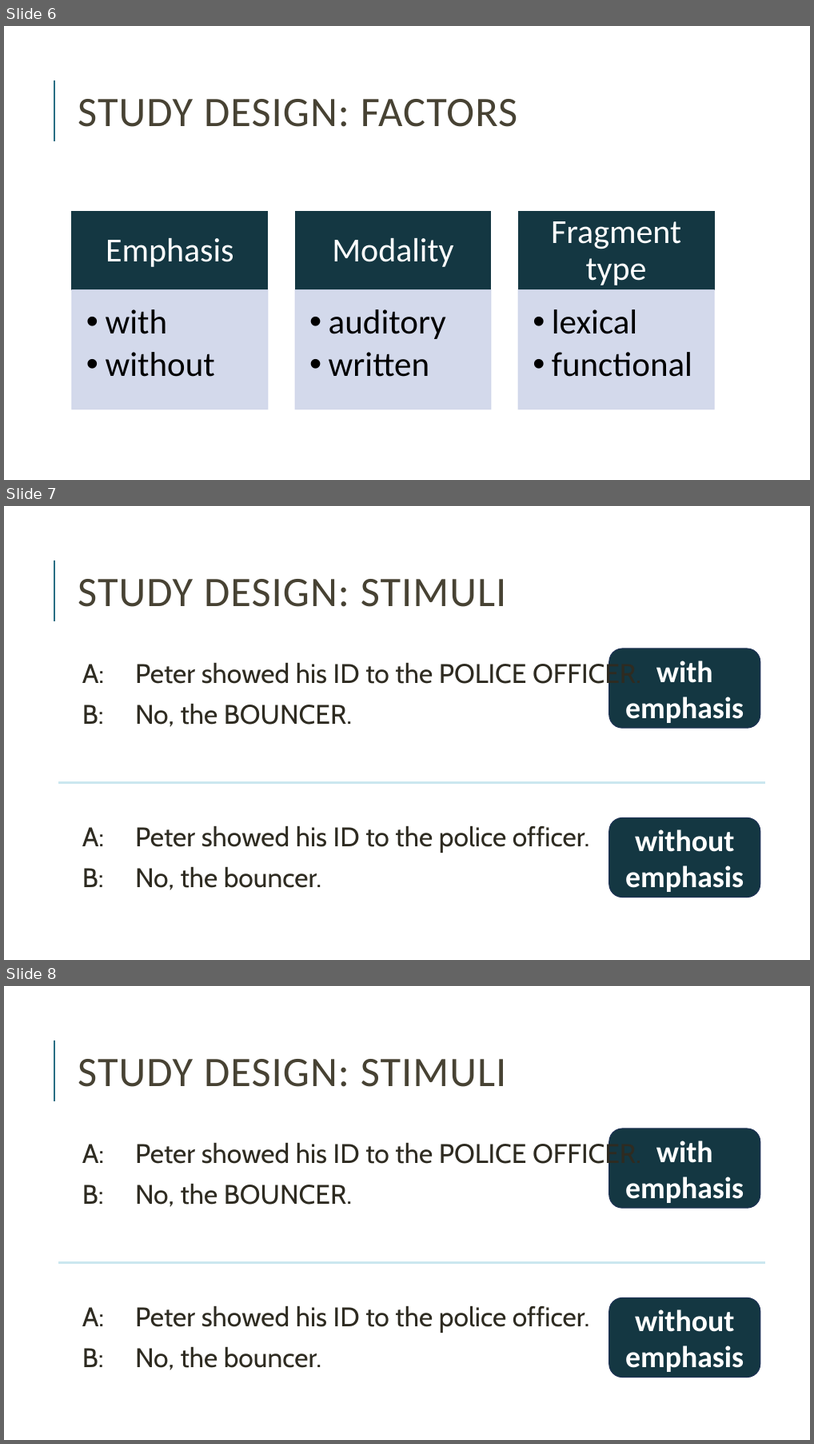
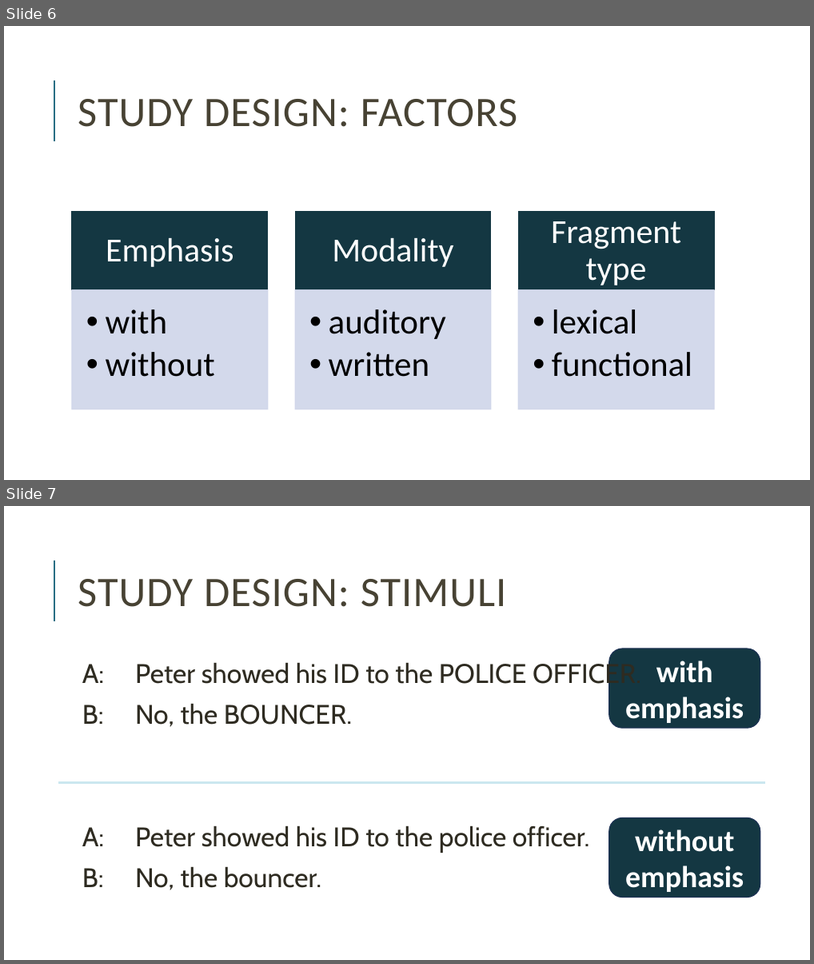
Before and after one commit to miriamschiele/MA, a slide deck: presentation/Miriam Schiele, MA presentation.pptx. Shown one above the other, each under a label of ours: slides 6, 7 and 8 before the commit, slides 6 and 7 after it. The pictures are 814x1444 and 814x964 pixels, drawn with LibreOffice and Linux fonts; fonts in the diff are those of the drawing. Boxes give left, top, right and bottom in pixels: in the first picture for what was removed or moved away, otherwise in the second. Text is boxed around its words. In the diff, an @@ line names an element or a change of style, - is before the commit and + after.

```diff
--- a/presentation/Miriam Schiele, MA presentation.pptx
+++ b/presentation/Miriam Schiele, MA presentation.pptx
@@ slide 7 removed at (x1=4, y1=506, x2=810, y2=960), background #FFFFFF; not listed: 1 template element that a slide beside it also shows @@
@@ title removed at (x1=78, y1=579, x2=506, y2=607) @@
-STUDY DESIGN: STIMULI
@@ rounded rectangle removed at (x1=610, y1=648, x2=761, y2=728) @@
-with emphasis
@@ text removed at (x1=82, y1=660, x2=642, y2=890) @@
-  A: Peter showed his ID to the POLICE OFFICER.
-  B: No, the BOUNCER.
-  A: Peter showed his ID to the police officer.
-  B: No, the bouncer.
@@ line removed from (766, 783) to (59, 783) @@
@@ rounded rectangle removed at (x1=610, y1=817, x2=761, y2=896) @@
-without emphasis
@@ what was slide 8 is now slide 7 @@
```
Also in this commit, not shown: 3 slides changed, 1 slide added, 3 other slides removed.
